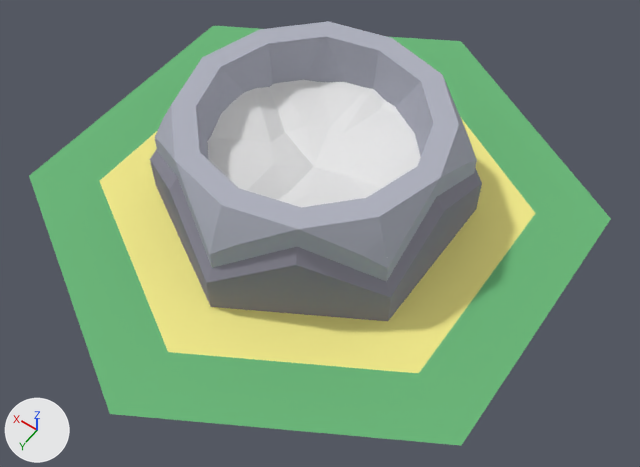
The Blender file automancy/models/tiles/basic/files/furnace.blend, before and after one commit.
Before and after are seen from a 50 mm lens placed at (-1.162, 1.593, 2.318), pointed at (-0.128, 0.146, 0.044). Every picture has the same lights, and +X, +Y and +Z are marked at lower left.

Names of what the first picture shows: '0-base', '1-top', '2-table', '2-table-deco', '3-furnace'.
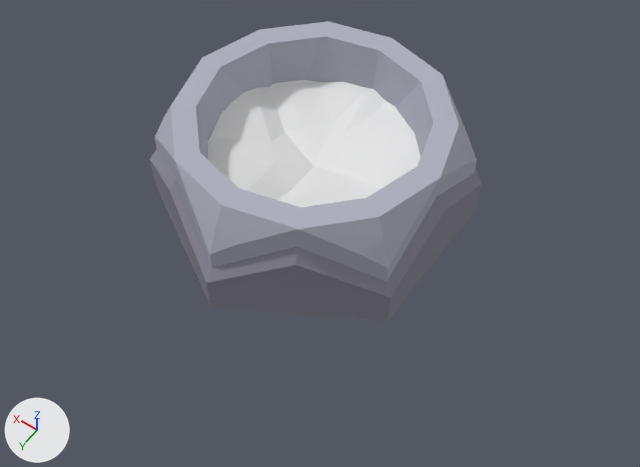
The edits, one by one:
Object '1-top' (ob_1_top) is deleted.
Object '0-base' (ob_0_base) is deleted.

Pixel boxes (x1, y1, x2, y2) of what changed, in the pictures (640 x 467 px):
'0-base', deleted (green): before (29, 26, 611, 446)
'1-top', deleted (yellow): before (100, 117, 536, 373)
